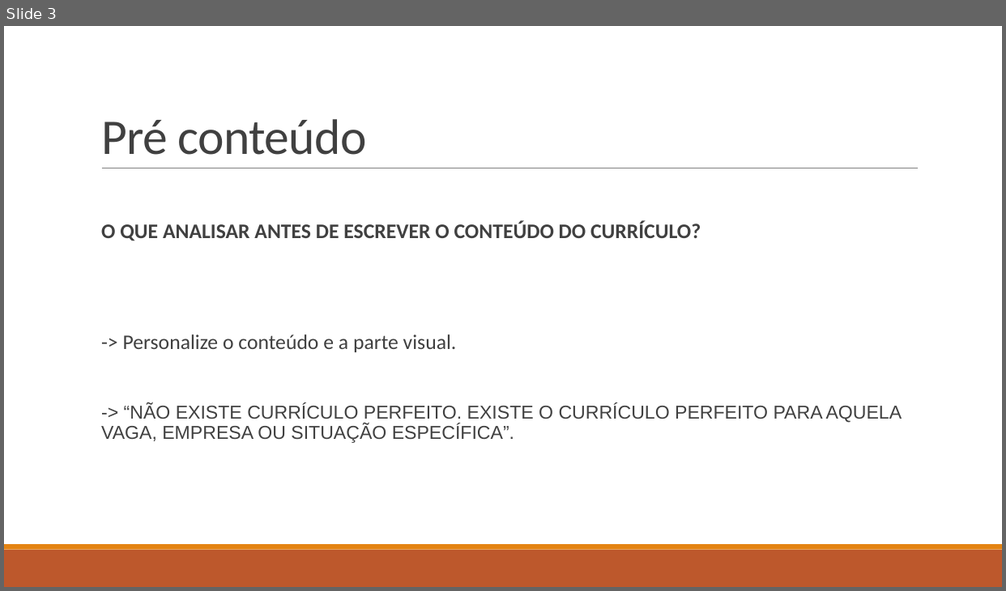
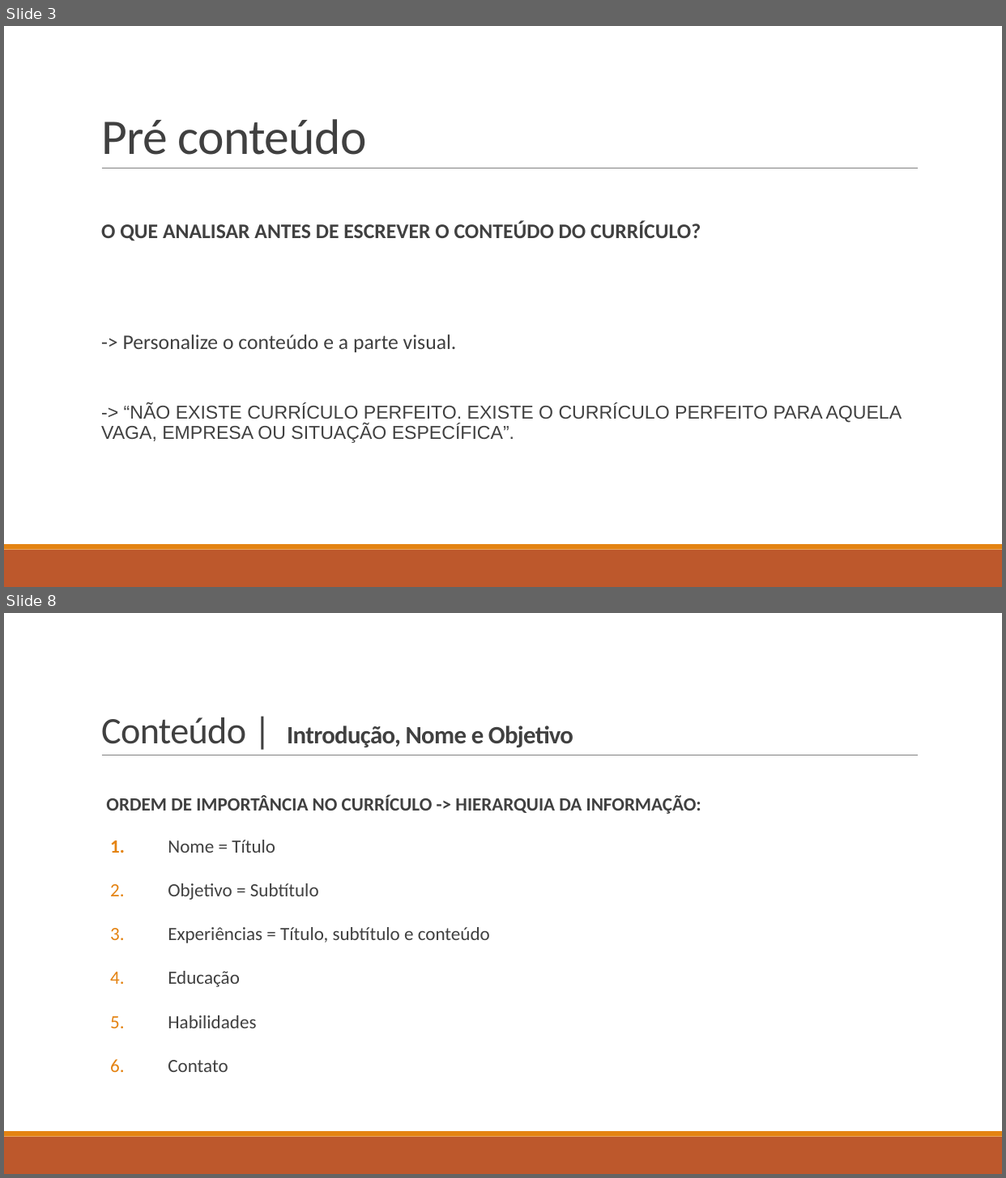
Before and after one commit to RaizaCirne/js-antes-do-react, a slide deck: Currículo, busca de vagas e candidaturas/#RESUMOCV121.pptx. Shown one above the other, each under a label of ours: slide 3 before the commit, slides 3 and 8 after it; the slides between them are not shown. The pictures are 1006x591 and 1006x1178 pixels, drawn with LibreOffice and Linux fonts; fonts in the diff are those of the drawing. Boxes give left, top, right and bottom in pixels: in the first picture for what was removed or moved away, otherwise in the second. Text is boxed around its words. In the diff, an @@ line names an element or a change of style, - is before the commit and + after.

```diff
--- a/Currículo, busca de vagas e candidaturas/#RESUMOCV121.pptx
+++ b/Currículo, busca de vagas e candidaturas/#RESUMOCV121.pptx
@@ slide 8 added at (x1=4, y1=613, x2=1002, y2=1174), background #FFFFFF; not listed: 3 template elements that a slide beside it also shows @@
@@ title added at (x1=101, y1=717, x2=573, y2=747), 24 pt, text #404040, bold @@
+Conteúdo | Introdução, Nome e Objetivo
@@ text added at (x1=106, y1=795, x2=701, y2=1072), 18 pt, text #404040 @@
+ORDEM DE IMPORTÂNCIA NO CURRÍCULO -> HIERARQUIA DA INFORMAÇÃO:
+  1. Nome = Título
+  2. Objetivo = Subtítulo
+  3. Experiências = Título, subtítulo e conteúdo
+  4. Educação
+  5. Habilidades
+  6. Contato
```
Also in this commit, not shown: 4 slides changed, 3 other slides added, 2 slides removed.
